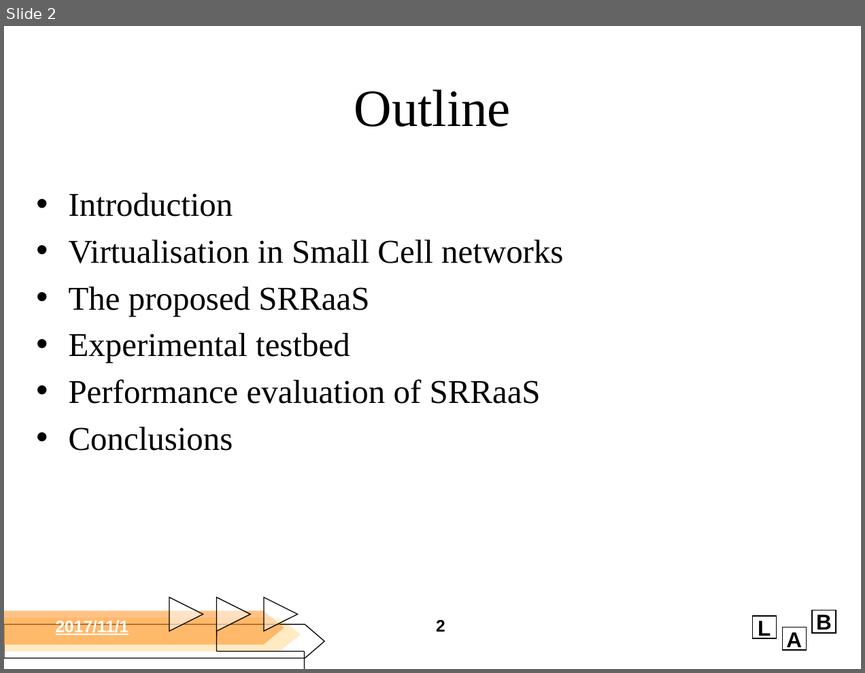
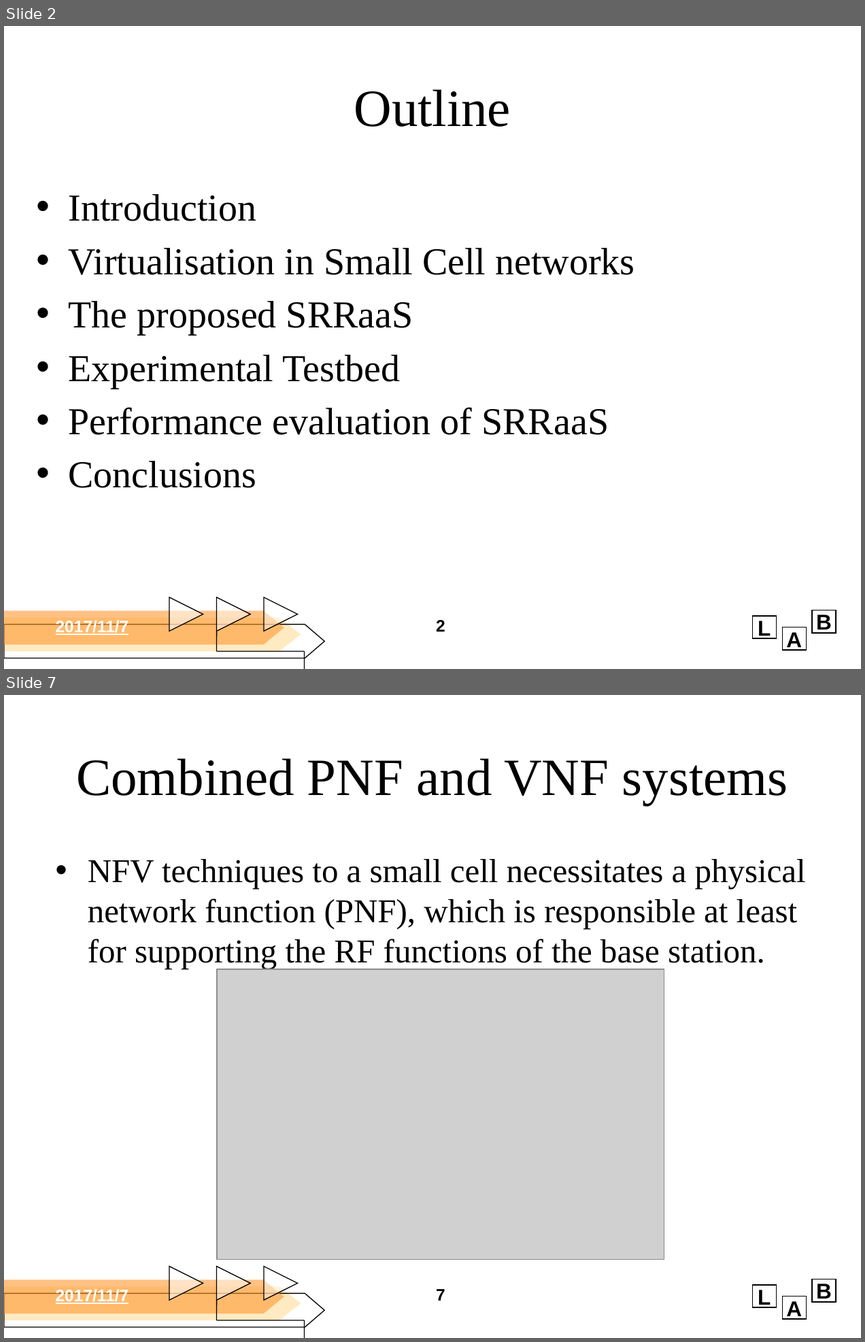
Before and after one commit to d26000523/ciis, a slide deck: homework/1109.pptx. Shown one above the other, each under a label of ours: slide 2 before the commit, slides 2 and 7 after it; the slides between them are not shown. The pictures are 865x673 and 865x1342 pixels, drawn with LibreOffice and Linux fonts; fonts in the diff are those of the drawing; grey boxes stand for pictures; background and template pictures are left out. Boxes give left, top, right and bottom in pixels: in the first picture for what was removed or moved away, otherwise in the second. Text is boxed around its words. In the diff, an @@ line names an element or a change of style, - is before the commit and + after.

```diff
--- a/homework/1109.pptx
+++ b/homework/1109.pptx
@@ slide 7 added at bbox=[4, 695, 861, 1338], background picture (left out); not listed: 12 template elements that a slide beside it also shows @@
@@ title added at bbox=[76, 758, 788, 805], 44 pt, text #000000 @@
+Combined PNF and VNF systems
@@ text added at bbox=[88, 859, 806, 969], 28 pt, text #000000 @@
+• NFV techniques to a small cell necessitates a physical network function (PNF), which is responsible at least for supporting the RF functions of the base station.
@@ picture added at bbox=[216, 969, 664, 1259] @@
@@ text added at bbox=[56, 1289, 129, 1304], 14 pt, text #FFFFFF, bold, underline @@
+2017/11/7
@@ page number added at bbox=[436, 1289, 445, 1300], 14 pt, text #000000, bold @@
+7
@@ slide 2 changed as well @@
@@ text at bbox=[69, 194, 634, 488]: size 28 to 32 pt in "Introduction", "Virtualisation in Small Cell networks", "The proposed SRRaaS", "Performance evaluation of SRRaaS" and 1 more places @@
@@ text at bbox=[69, 354, 400, 388]: text changed; size 28 to 32 pt @@
-• Experimental testbed
+• Experimental Testbed
@@ text at bbox=[56, 620, 129, 635]: text changed @@
-2017/11/1
+2017/11/7
```
Also in this commit, not shown: 3 other slides changed, 15 other slides added.
